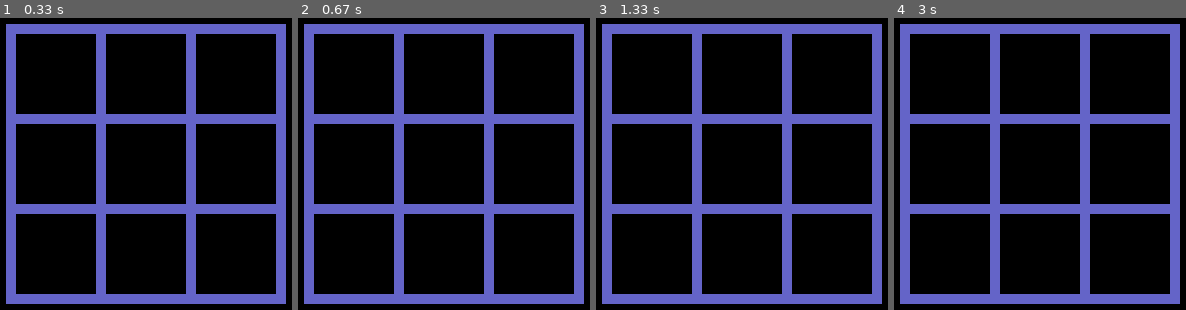
Above: before the commit, frames 1-4 (left to right).
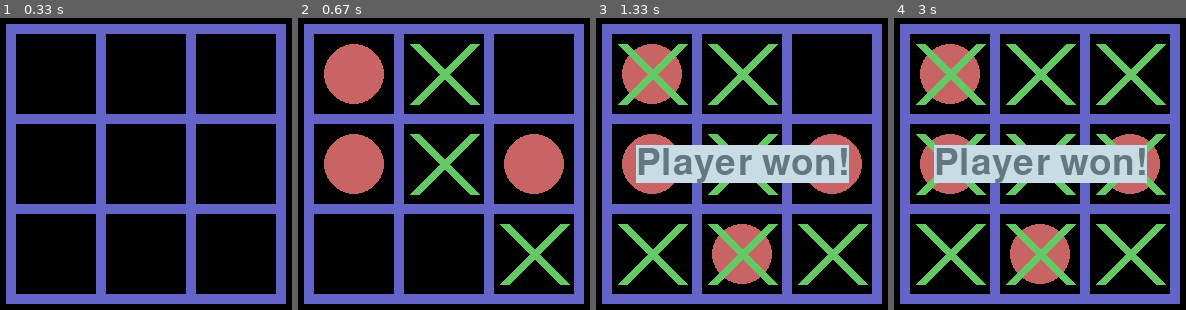
Above: after the commit, the same moments.

Repository: RITESHMOHAPATRA/TIC-TAC-TOE
Game: pygame game, started from Python/pygame1.py
Two runs of this game, one before a commit and one after it. Both use one fixed random seed, a clock stepped at 60 frames per second and the inputs below.
Inputs (mouse positions are in pixels of both pictures, inside the frame that each line leads up to):
- Up to frame 1 (0.33 s): no input
- Up to frame 2 (0.67 s): press the mouse at (534, 254) at 0.37 s; move the mouse to (481, 166) at 0.47 s; release the mouse at (432, 82) at 0.6 s
- Up to frame 3 (1.33 s): press the mouse at (651, 254) at 0.7 s; move the mouse to (706, 239) at 0.8 s; release the mouse at (765, 228) at 0.93 s; press the mouse at (651, 73) at 1.03 s; move the mouse to (718, 96) at 1.13 s; release the mouse at (788, 120) at 1.27 s
- Up to frame 4 (3 s): press the mouse at (949, 164) at 1.37 s; move the mouse to (990, 216) at 1.47 s; release the mouse at (1034, 272) at 1.6 s; press the mouse at (949, 164) at 1.7 s; move the mouse to (1025, 120) at 1.8 s; release the mouse at (1098, 76) at 1.93 s; press the mouse at (949, 254) at 2.53 s; move the mouse to (1031, 196) at 2.63 s; release the mouse at (1115, 137) at 2.77 s

Frame 1 is identical in both runs. In frame 2, 14% of the frame differs, in the area x 8-94%, y 8-92%; in frame 3, 24%; in frame 4, 26%, in the area x 7-94%, y 8-92%.

Commit message:
Addition of mouse-play feature. (#12)
* Addition of file for GUI handling.

* Modification of backend logic file for the same.

* Testing the mouse feature.

* Final modifications for integration of mouse-play feature.

Diff:
--- a/Python/pygame1.py
+++ b/Python/pygame1.py
@@ -9,6 +9,8 @@
 board.initialize()
 while not done:
         for event in pygame.event.get():
+            mouse = pygame.mouse.get_pos()
+            click = pygame.mouse.get_pressed()
             if event.type == pygame.QUIT or event.type == pygame.KEYUP and event.key == pygame.K_ESCAPE:
                 done = True
             if event.type == pygame.KEYUP and event.key == pygame.K_KP1 or event.type == pygame.KEYUP and event.key == pygame.K_1:
@@ -29,5 +31,23 @@
                 board.nxt_turn(8)
             if event.type == pygame.KEYUP and event.key == pygame.K_KP9 or event.type == pygame.KEYUP and event.key == pygame.K_9:
                 board.nxt_turn(9)
+            if 100>mouse[0]>20 and 280>mouse[1]>200 and click[0] == 1:
+                board.nxt_turn(1)
+            if 190>mouse[0]>110 and 280>mouse[1]>200 and click[0] == 1:
+                board.nxt_turn(2)
+            if 280>mouse[0]>200 and 280>mouse[1]>200 and click[0] == 1:
+                board.nxt_turn(3)
+            if 100>mouse[0]>20 and 190>mouse[1]>110 and click[0] == 1:
+                board.nxt_turn(4)
+            if 190>mouse[0]>110 and 190>mouse[1]>110 and click[0] == 1:
+                board.nxt_turn(5)
+            if 280>mouse[0]>200 and 190>mouse[1]>110 and click[0] == 1:
+                board.nxt_turn(6)
+            if 100>mouse[0]>20 and 100>mouse[1]>20 and click[0] == 1:
+                board.nxt_turn(7)
+            if 190>mouse[0]>110 and 100>mouse[1]>20 and click[0] == 1:
+                board.nxt_turn(8)
+            if 280>mouse[0]>200 and 100>mouse[1]>20 and click[0] == 1:
+                board.nxt_turn(9)
 
         pygame.display.flip()
